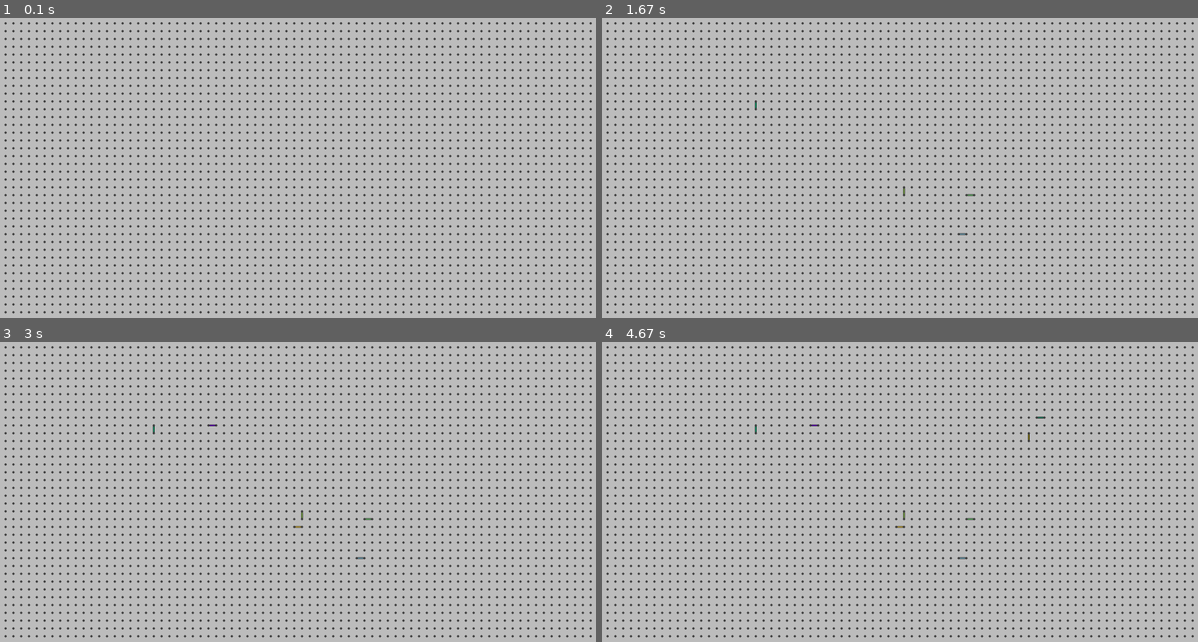
Above: before the commit, frames 1-4 (two rows, left to right).
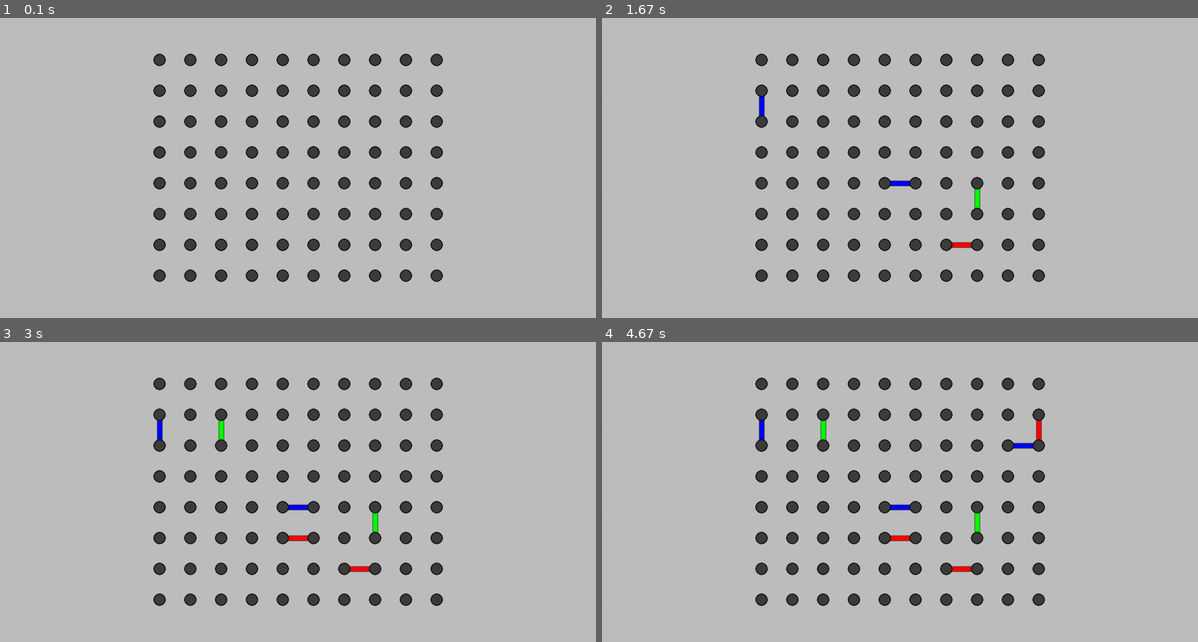
Above: after the commit, the same moments.

Repository: killermelon1458/DotsAndBoxes
Game: pygame game, started from DotsAndBoxes.py
The game is run twice, just before and just after one commit, with the same random seed, the same clock (stepped at 60 frames per second) and the same inputs.
Inputs (mouse positions are in pixels of both pictures, inside the frame that each line leads up to):
- Up to frame 1 (0.1 s): no input
- Up to frame 2 (1.67 s): press the mouse at (905, 189) at 0.37 s; move the mouse to (828, 180) at 0.47 s; release the mouse at (751, 171) at 0.6 s; click (959, 237) at 0.77 s; click (971, 195) at 1.12 s; click (756, 108) at 1.52 s
- Up to frame 3 (3 s): click (298, 531) at 1.98 s; move the mouse to (208, 429) at 2.3 s; click (208, 429) at 2.52 s
- Up to frame 4 (4.67 s): move the mouse to (1031, 438) at 3.42 s; click (1031, 438) at 3.67 s; move the mouse to (1037, 417) at 4.05 s; click (1037, 417) at 4.38 s

The runs differ from the first frame. In frame 1, 14% of the frame differs, in the area x 0-100%, y 1-99%; in frame 2, 14%; in frame 3, 14%; in frame 4, 14%.

Commit message:
a functional 3 player game, no menus and not replayable without cloing window. currently no win detection and no turn indicator

Diff:
--- a/DotsAndBoxes.py
+++ b/DotsAndBoxes.py
@@ -171,8 +171,11 @@
     for i in range(len(LoSticks)):
         for j in range(len(LoSticks[i])):
             if LoSticks[i][j].isin(click):
+                temp =LoSticks[i][j].doesExist()
                 LoSticks[i][j].setColor(color)
                 LoSticks[i][j].setExists(True)
+                return  not temp
+
 
 def drawSticks(LoSticks,win):
     for i in range(len(LoSticks)):
@@ -192,20 +195,31 @@
                     LoSquares[row][col].setColor(turn)
 
 def drawSquares(LoSquares,win):
+    numOfBoxes =0
     for row in range(len(LoSquares)):
         for col in range(len(LoSquares[row])):
             if LoSquares[row][col].doesExist():
+                numOfBoxes += 1
                 LoSquares[row][col].draw(win)
-
-
+    return numOfBoxes
+
+def turnSwitch(player):
+    """This function takse in a sting 'red or 'blue' and returns the opposite. If some other input it will return input"""
+    if player == "blue":
+        player = "red"
+    elif player == "red":
+        player = "green"
+    elif player == 'green':
+        player = "blue"
+    return player
 
 def main():
 
     width =1500
     height = 750
 
-    numCols = 75
-    numRows = 37
+    numCols = 9
+    numRows = 7
     spacing = calcSpacing(width,height,numCols,numRows)
     LoDots = makeDotPoints(width,height,numCols,numRows,spacing)
     [LoXMids,LoYMids,LoCenters] =calcPoints(LoDots,numCols,numRows)
@@ -218,7 +232,8 @@
     clock = pygame.time.Clock()
     click = (0,0)
     running = True
-
+    turn = 'blue'
+    numOfBoxes = 0
     draw = True
     while running:
         for event in pygame.event.get():
@@ -245,16 +260,17 @@
                         LoSquares[i][j].draw(win)
                 """
                 ranColor = randomRGB()
-                cliclStick(LoLevelSticks,click,ranColor)
-                cliclStick(LoPlumbSticks,click,ranColor)
-                checkBoxEnclosed(LoLevelSticks,LoPlumbSticks,LoSquares,ranColor)
-                drawSquares(LoSquares,win)
+                realClick = cliclStick(LoLevelSticks,click,turn)
+                realClick = realClick or cliclStick(LoPlumbSticks,click,turn)
+                checkBoxEnclosed(LoLevelSticks,LoPlumbSticks,LoSquares,turn)
+                tempNum =drawSquares(LoSquares,win)
 
                 drawSticks(LoLevelSticks,win)
                 drawSticks(LoPlumbSticks,win)
                 drawDots(LoDots,win,spacing)
-
-
+                if realClick and tempNum == numOfBoxes:
+                    turn = turnSwitch(turn)
+                numOfBoxes = tempNum
             pygame.display.flip()
             clock.tick(60)
 
